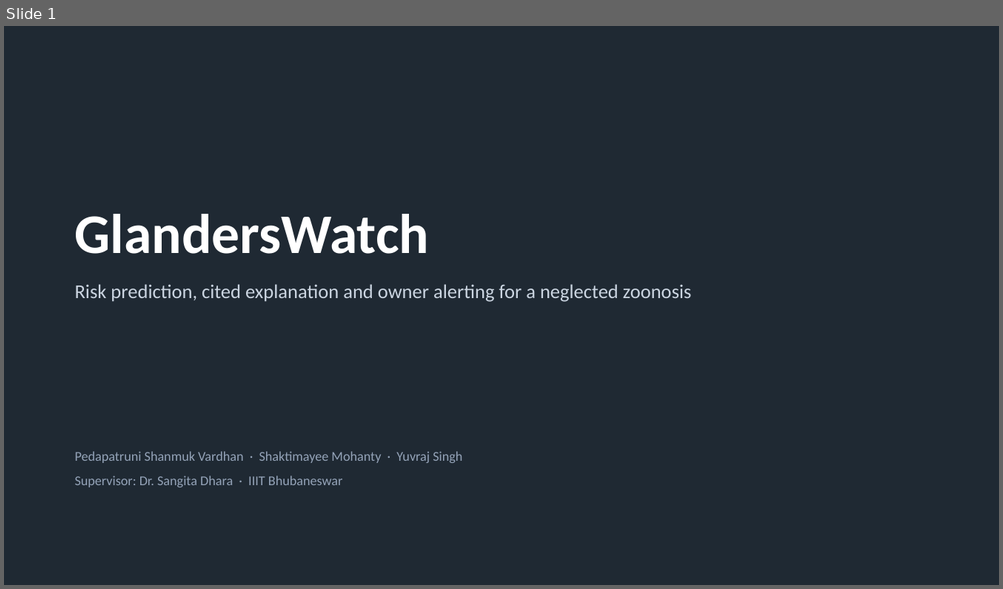
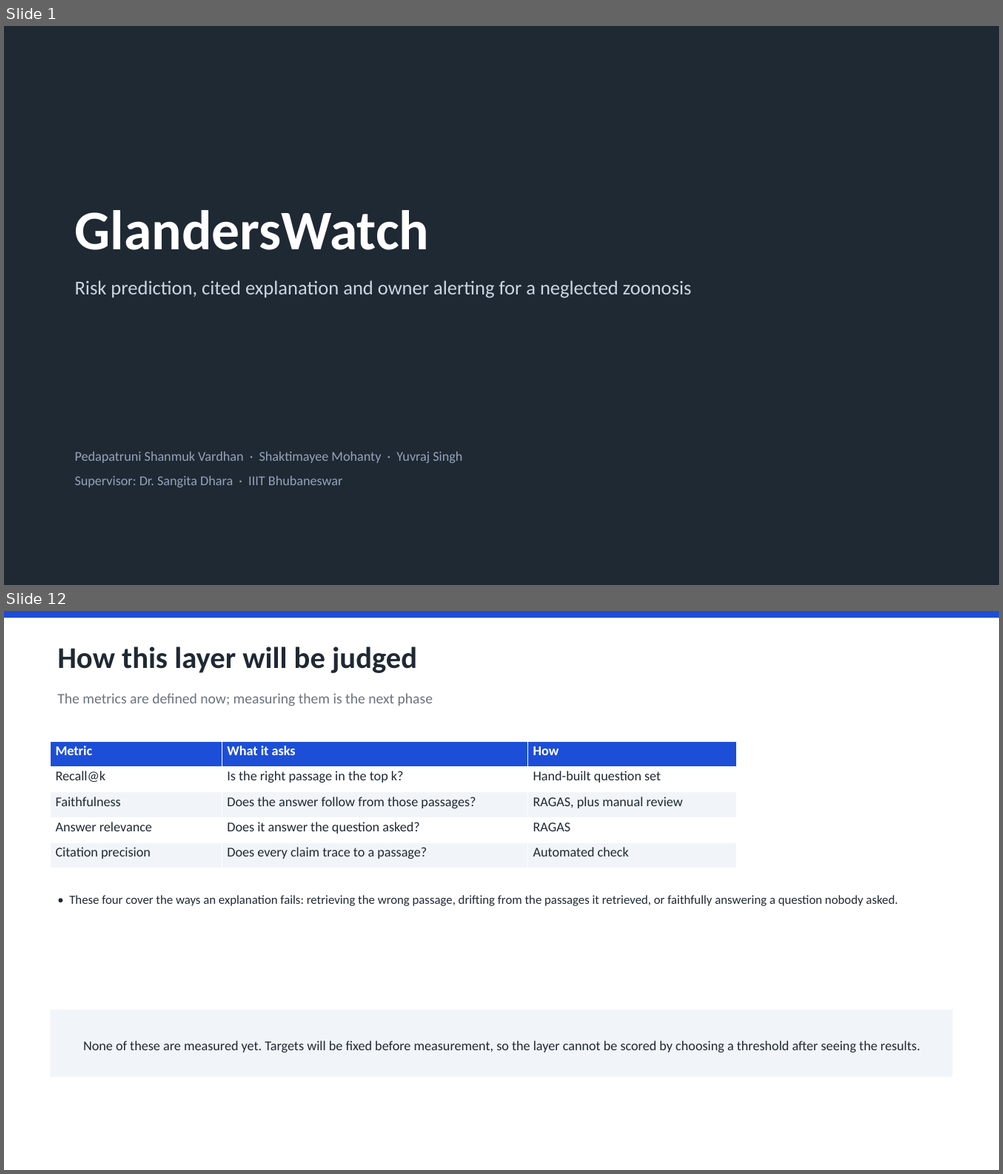
Before and after one commit to YuvrajSingh-mist/glandersWatch, a slide deck: GlandersWatch_Deck.pptx. Shown one above the other, each under a label of ours: slide 1 before the commit, slides 1 and 12 after it; the slides between them are not shown. The pictures are 1003x589 and 1003x1174 pixels, drawn with LibreOffice and Linux fonts; fonts in the diff are those of the drawing. Boxes give left, top, right and bottom in pixels: in the first picture for what was removed or moved away, otherwise in the second. Text is boxed around its words. In the diff, an @@ line names an element or a change of style, - is before the commit and + after.

Commit message:
Restructure the deck around the whole system
Overview, problem statement and need first, then one section per component
holding only that component's information: risk engine, explanation layer,
alert service, and where the project stands.

Fixes from review: the architecture mock was unreadable at slide size, so the
alert pipeline is drawn natively and the original gets its own full-width
slide; a clipped box and four sparse slides; and the results table is verified
by dumping cell text rather than trusting a low-resolution render.

```diff
--- a/GlandersWatch_Deck.pptx
+++ b/GlandersWatch_Deck.pptx
@@ slide 12 added at <box>4,611,999,1170</box>, background #FFFFFF @@
@@ rectangle added at <box>4,611,999,618</box>, fill #1D4ED8 @@
@@ text added at <box>57,647,417,673</box>, 29 pt, text #1F2933, bold @@
+How this layer will be judged
@@ text added at <box>57,693,432,706</box>, 14 pt, text #6B7280 @@
+The metrics are defined now; measuring them is the next phase
@@ table added at <box>51,741,737,869</box>, 5 rows, 3 columns @@
+Metric | What it asks | How
+Recall@k | Is the right passage in the top k? | Hand-built question set
+Faithfulness | Does the answer follow from those passages? | RAGAS, plus manual review
+Answer relevance | Does it answer the question asked? | RAGAS
+Citation precision | Does every claim trace to a passage? | Automated check
@@ text added at <box>69,895,897,906</box>, 12 pt, text #1F2933 @@
+• These four cover the ways an explanation fails: retrieving the wrong passage, drifting from the passages it retrieved, or faithfully answering a question nobody asked.
@@ rectangle added at <box>51,1010,952,1077</box>, fill #F1F5F9, 13 pt, text #1F2933 @@
+None of these are measured yet. Targets will be fixed before measurement, so the layer cannot be scored by choosing a threshold after seeing the results.
@@ slide 1 changed as well @@
@@ rectangle at <box>4,26,999,585</box>: shadow off @@
@@ text "GlandersWatch": place and size @@
-text "GlandersWatch" at <box>75,214,691,302</box>
+text "GlandersWatch" at <box>75,210,691,298</box>
```
Also in this commit, not shown: 4 other slides changed, 11 other slides added, 7 slides removed, 2 other files.
